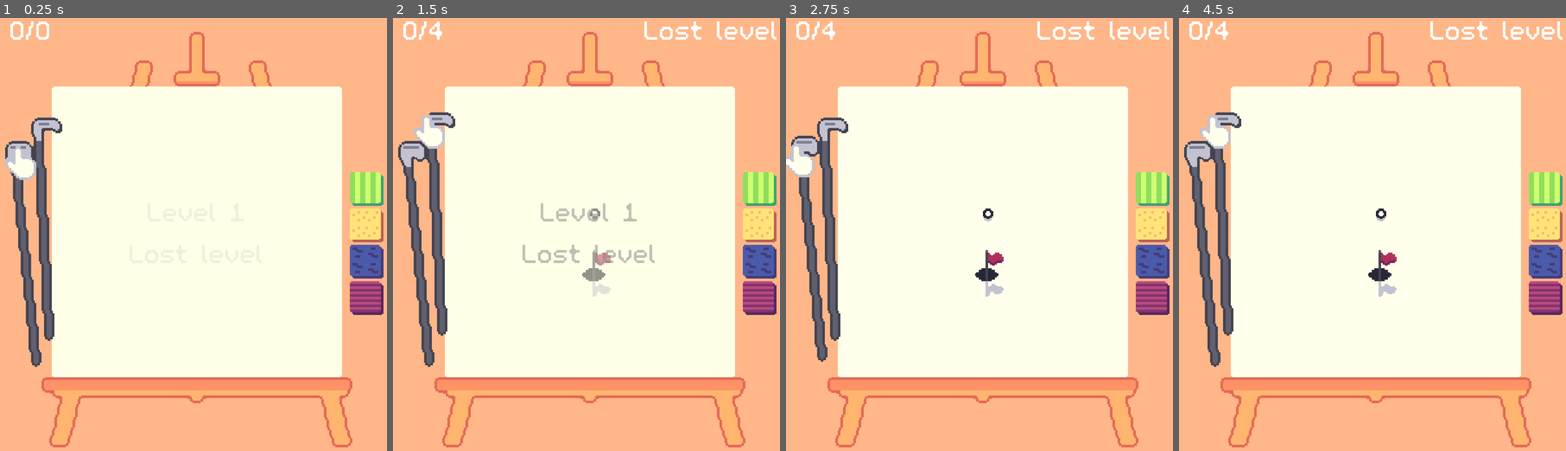
Above: before the commit, frames 1-4 (left to right).
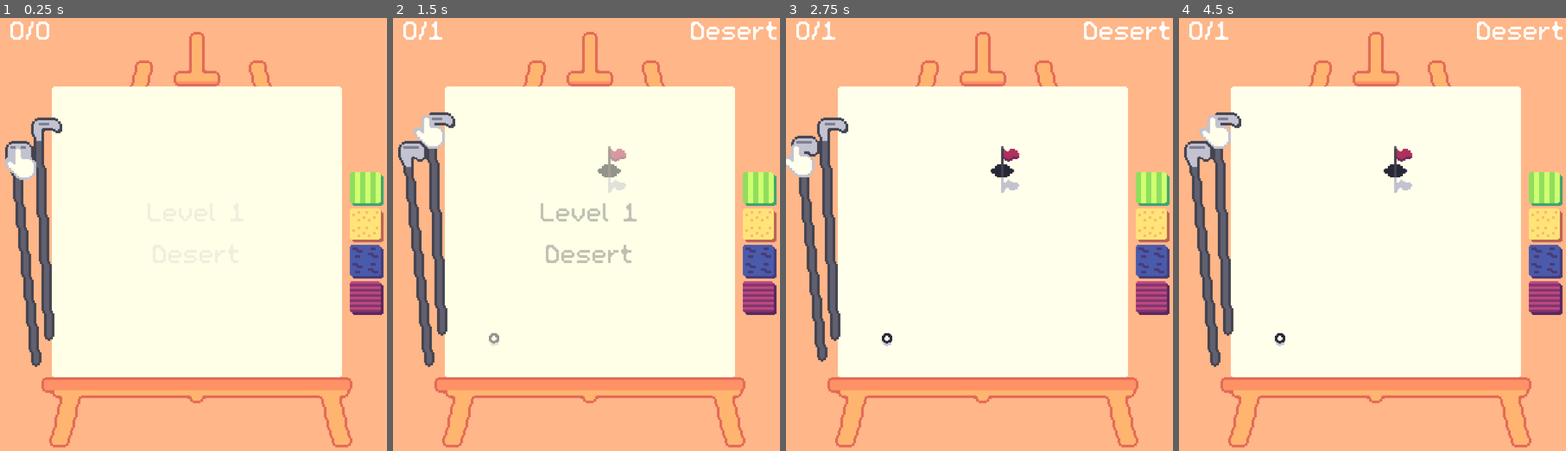
Above: after the commit, the same moments.

Repository: Pojemnik/golfech
Game: Godot game, scene res://scenes/main.tscn
The game is run twice, just before and just after one commit, with the same random seed, the same clock (stepped at 60 frames per second) and the same inputs.
Inputs (mouse positions are in pixels of both pictures, inside the frame that each line leads up to):
- Up to frame 1 (0.25 s): no input
- Up to frame 2 (1.5 s): click (420, 251) at 0.5 s; click (439, 221) at 1.25 s
- Up to frame 3 (2.75 s): click (813, 251) at 2 s
- Up to frame 4 (4.5 s): click (1225, 221) at 2.75 s; click (1206, 251) at 3.5 s; click (1225, 221) at 4.25 s

The runs differ from the first frame. In frame 2, 2.0% of the frame differs, in the area x 9-100%, y 0-76%; in frame 3, 1.5%; in frame 4, 1.5%.

Commit message:
Add bunker sounds

Diff:
--- a/scenes/bunker.tscn
+++ b/scenes/bunker.tscn
@@ -1,5 +1,15 @@
-[gd_scene format=3 uid="uid://de53sucdvbe4m"]
+[gd_scene load_steps=3 format=3 uid="uid://de53sucdvbe4m"]
+
+[ext_resource type="Script" uid="uid://dddmfw8pklsnu" path="res://scripts/bunker.gd" id="1_ewk1p"]
+[ext_resource type="AudioStream" uid="uid://cghht24rg6ii0" path="res://sound/sand_shrr_short.wav" id="2_ewk1p"]
 
 [node name="Bunker" type="Area2D"]
 linear_damp_space_override = 1
 linear_damp = 5.0
+script = ExtResource("1_ewk1p")
+
+[node name="AudioStreamPlayer" type="AudioStreamPlayer" parent="."]
+stream = ExtResource("2_ewk1p")
+
+[connection signal="body_entered" from="." to="." method="_on_body_entered"]
+[connection signal="body_exited" from="." to="." method="_on_body_exited"]
--- a/scenes/levels/Level3.tscn
+++ b/scenes/levels/Level3.tscn
@@ -1,8 +1,7 @@
-[gd_scene load_steps=9 format=3 uid="uid://diq7x8l08nkb8"]
+[gd_scene load_steps=8 format=3 uid="uid://diq7x8l08nkb8"]
 
 [ext_resource type="Texture2D" uid="uid://dfvcm1lcluy14" path="res://tex/playarea.png" id="1_jfjt6"]
 [ext_resource type="PackedScene" uid="uid://dv3jvvqi837e3" path="res://scenes/ball.tscn" id="3_cgold"]
-[ext_resource type="PackedScene" uid="uid://de53sucdvbe4m" path="res://scenes/bunker.tscn" id="4_evb8c"]
 [ext_resource type="PackedScene" uid="uid://dbdteh5tvv4sh" path="res://scenes/water.tscn" id="5_6qpip"]
 [ext_resource type="PackedScene" uid="uid://cdhr8fbix5ilj" path="res://scenes/flag.tscn" id="5_3825t"]
 
@@ -26,15 +25,6 @@
 [node name="Ball" parent="." node_paths=PackedStringArray("spawnpoint") instance=ExtResource("3_cgold")]
 position = Vector2(14, 56)
 spawnpoint = NodePath("../Spawnpoint")
-
-[node name="Bunker" parent="." instance=ExtResource("4_evb8c")]
-position = Vector2(-34, 54)
-
-[node name="Bunker" parent="Bunker" instance=ExtResource("4_evb8c")]
-position = Vector2(164, 74)
-
-[node name="Bunker" parent="Bunker/Bunker" instance=ExtResource("4_evb8c")]
-position = Vector2(0, -132)
 
 [node name="Node2D" type="Node2D" parent="."]
 
--- a/scenes/main.tscn
+++ b/scenes/main.tscn
@@ -153,7 +153,7 @@
 size = Vector2i(112, 112)
 render_target_update_mode = 4
 script = ExtResource("2_h2yge")
-levels = Array[ExtResource("3_tbgi4")]([ExtResource("7_choun"), ExtResource("5_tipki"), ExtResource("4_tefeu"), ExtResource("6_og1vs"), ExtResource("6_85g3d"), ExtResource("7_2wyq8"), ExtResource("6_vxglm"), ExtResource("15_yq6so"), ExtResource("6_2f3dj"), ExtResource("6_j8jky"), ExtResource("18_qkpxi"), ExtResource("16_fv21b"), ExtResource("17_tel4y"), ExtResource("6_kmb1v"), ExtResource("4_85g3d")])
+levels = Array[ExtResource("3_tbgi4")]([ExtResource("17_tel4y"), ExtResource("7_choun"), ExtResource("5_tipki"), ExtResource("4_tefeu"), ExtResource("6_og1vs"), ExtResource("6_85g3d"), ExtResource("7_2wyq8"), ExtResource("6_vxglm"), ExtResource("15_yq6so"), ExtResource("6_2f3dj"), ExtResource("6_j8jky"), ExtResource("18_qkpxi"), ExtResource("16_fv21b"), ExtResource("6_kmb1v"), ExtResource("4_85g3d")])
 
 [node name="ColorRect" type="ColorRect" parent="SubViewportContainer/SubViewport"]
 offset_right = 112.0
--- a/scripts/ball.gd
+++ b/scripts/ball.gd
@@ -7,6 +7,7 @@
 @export var max_rolling_speed: float;
 
 signal restart
+signal movement_sound_signal(state: bool)
 
 var start_vector = null;
 var current_vector = Vector2.ZERO;
@@ -15,6 +16,8 @@
 var last_sleep_state: bool = true;
 var rolling: bool = false;
 var ball_sprite: Sprite2D;
+var ball_in_bunker: bool = false;
+
 
 func respawn() -> void:
 	restart.emit()
@@ -40,6 +43,8 @@
 	rolling = false;
 
 
+
+
 func _ready() -> void:
 	respawn();
 	ball_sprite = $Ball;
@@ -47,6 +52,7 @@
 
 
 func _process(delta: float) -> void:
+
 	_process_movement();
 
 var vertical_valocity = 0.0;
@@ -68,9 +74,14 @@
 		var impulse = -current_vector * tools_manager.get_current_bat_force()
 		apply_impulse(impulse);
 		rolling = true;
+
+		movement_sound_signal.emit(rolling)
 		start_vector = null;
 		vertical_valocity = 0.005 * impulse.length()
 		$AudioStreamPlayerBigBonk.play(0.09)
+
+
+
 
 	if event.is_action_released("lmb"):
 		start_vector = null
@@ -84,8 +95,11 @@
 
 
 func _physics_process(delta: float) -> void:
+
 	if !last_sleep_state and sleeping and rolling:
 		GameManager.set_hit_count(GameManager.current_hit_count + 1);
+		movement_sound_signal.emit(false)
+
 		rolling = false;
 	last_sleep_state = sleeping;
 	handle_height(delta);
@@ -114,6 +128,8 @@
 		$AudioStreamPlayerSmallBonk.play()
 
 
+
+
 func flag_hit():
 	visible = false
 	linear_velocity = Vector2.ZERO
--- /dev/null
+++ b/scripts/bunker.gd
@@ -0,0 +1,36 @@
+extends Area2D
+var fade_tween: Tween
+const FADE_IN_TIME := 0.2
+const FADE_OUT_TIME := 0.2
+func _redy():
+	$AudioStreamPlayer.set_loop(true)
+
+func _on_body_entered(body: Node2D) -> void:
+	if body.is_in_group("ball"):
+		body.movement_sound_signal.connect(on_rolling_changed);
+		#$AudioStreamPlayer.play()
+		fade_in_fade_out()
+
+
+func _on_body_exited(body: Node2D) -> void:
+	if body.is_in_group("ball"):
+		body.movement_sound_signal.disconnect(on_rolling_changed)
+
+func on_rolling_changed(state):
+	if !state:
+		print("stopping rolling")
+		#$AudioStreamPlayer.stop()
+	else:
+		print("start rolling")
+		#$AudioStreamPlayer.play()
+		fade_in_fade_out()
+
+func fade_in_fade_out():
+	if fade_tween:
+		fade_tween.kill()
+	$AudioStreamPlayer.volume_db = -40
+	$AudioStreamPlayer.play()
+	fade_tween = create_tween()
+	fade_tween.tween_property($AudioStreamPlayer, "volume_db", 0, 0.10)
+	fade_tween.tween_property($AudioStreamPlayer, "volume_db", -40, 0.30)
+	fade_tween.finished.connect( func(): $AudioStreamPlayer.stop() )
Not shown: 2 places in scenes/main.tscn that only renumber resources
Not shown, added: scripts/bunker.gd.uid
Not shown, changed: sound/sand_shrr_long.wav.import
Not shown, added: sound/sand_shrr_short.wav.import
Not shown, added: sound/sand_shrr_short.wav
